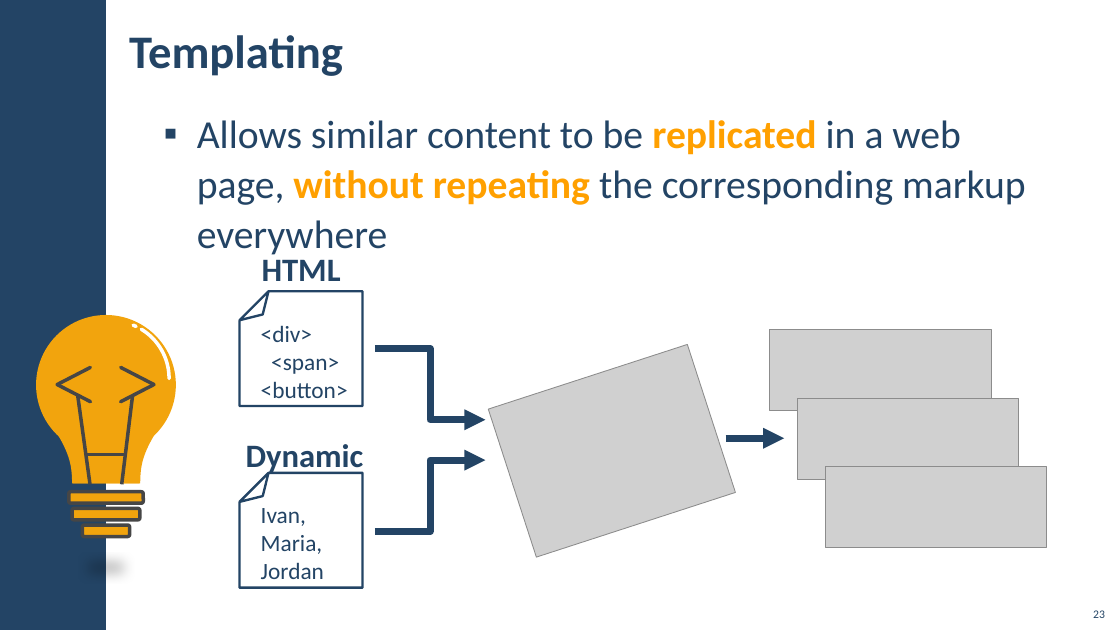
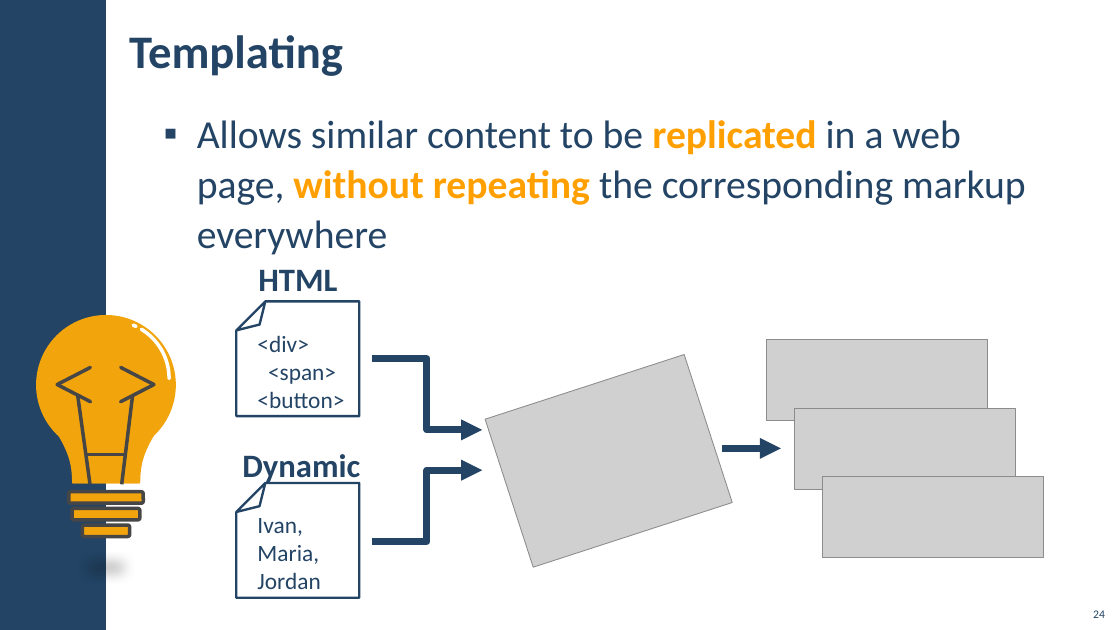
Before and after one commit to ErayErol/Software-University-Courses, a slide deck: slide 24 of 2021.09 - [ JS Back End ]/03 - [ ExpressJS and Templating ]/00 - [ Resources ]/Presentation.pptx (slide 23 before the commit). Drawn at 1120x630 pixels with LibreOffice and Linux fonts; fonts in the diff are those of the drawing; grey boxes stand for pictures; background and template pictures are left out. Boxes give left, top, right and bottom in pixels: in the first picture for what was removed or moved away, otherwise in the second. Text is boxed around its words. In the diff, an @@ line names an element or a change of style, - is before the commit and + after.

```diff
--- a/2021.09 - [ JS Back End ]/03 - [ ExpressJS and Templating ]/00 - [ Resources ]/Presentation.pptx
+++ b/2021.09 - [ JS Back End ]/03 - [ ExpressJS and Templating ]/00 - [ Resources ]/Presentation.pptx
@@ 2 pictures, 2 texts, 2 folded corners, 2 elbow arrows, 1 arrow: place and size @@
-2 pictures, 2 texts, 2 folded corners, 2 elbow arrows, 1 arrow at <box>239,254,991,588</box>
+2 pictures, 2 texts, 2 folded corners, 2 elbow arrows, 1 arrow at <box>236,269,988,598</box>
@@ 2 pictures, 2 texts: place and size @@
-2 pictures, 2 texts at <box>261,325,1046,579</box>
+2 pictures, 2 texts at <box>257,335,1044,589</box>
@@ page number at <box>1093,610,1105,618</box>: text changed @@
-23
+24
```
Also in this commit, not shown: 13 other slides changed, 4 slides added, 5 other files.
